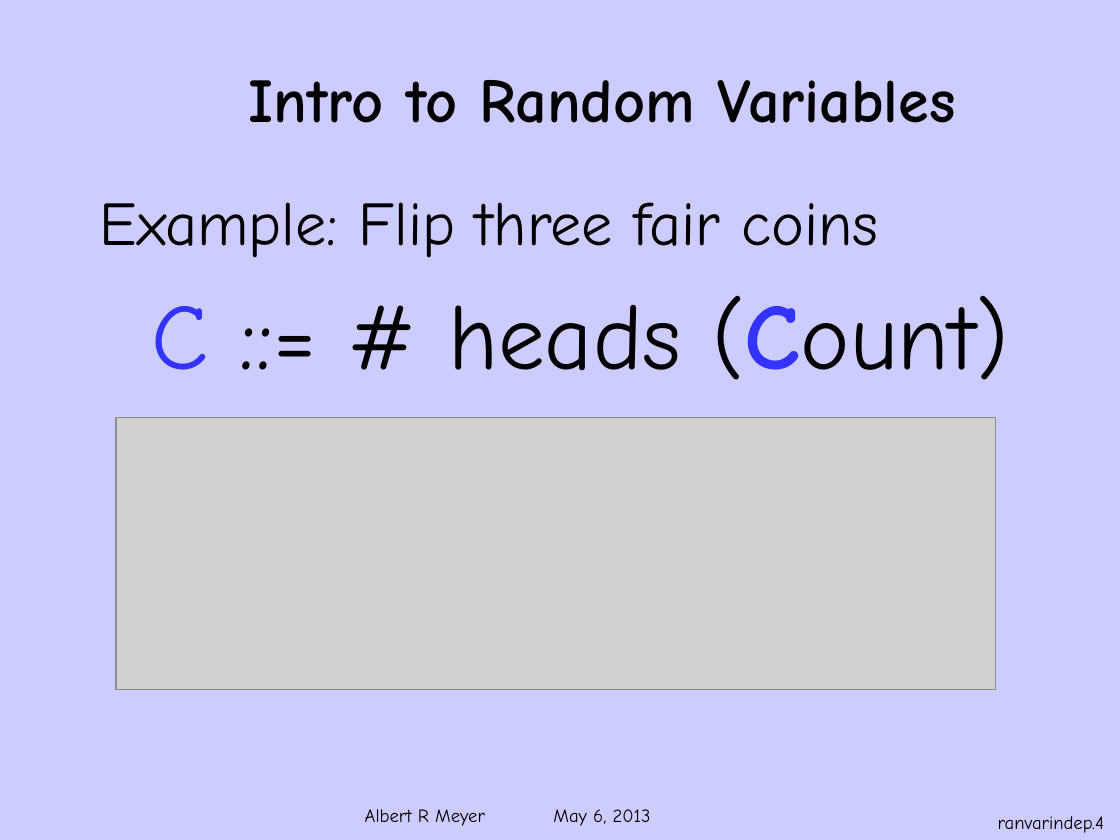
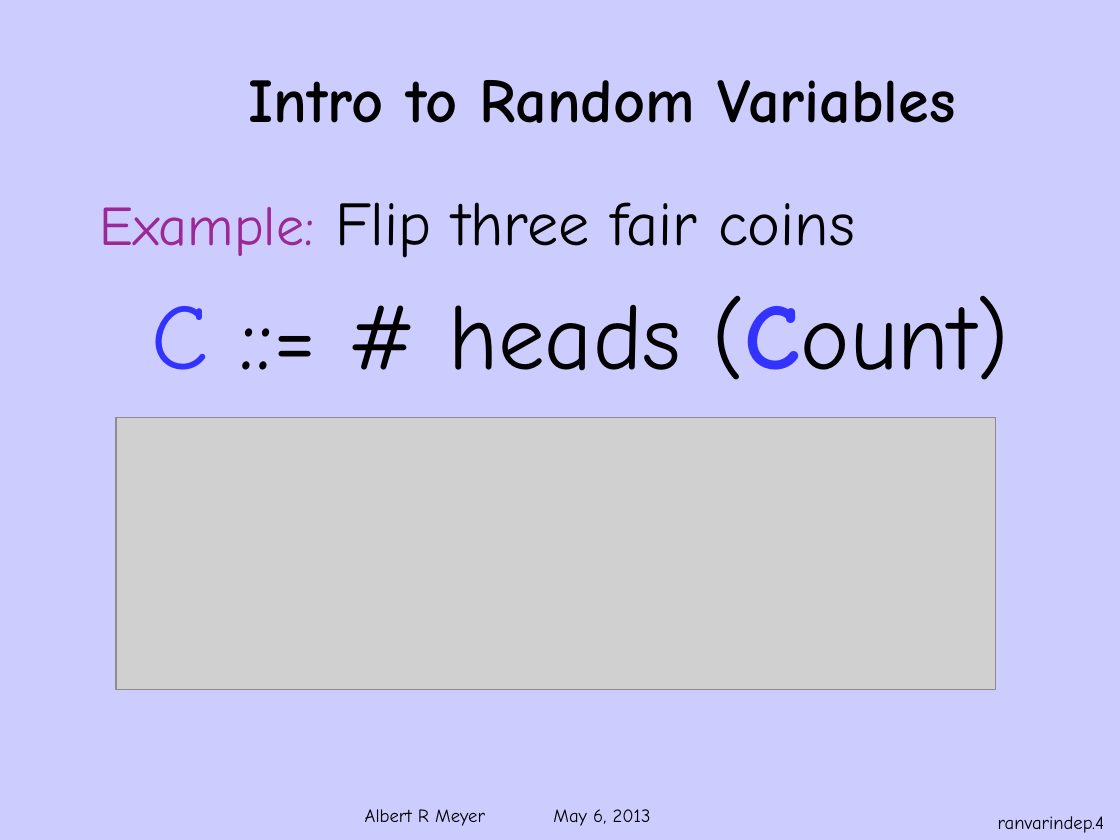
Before and after one commit to armeyer/mcs_web, a slide deck: slide 4 of spring13/slides13/ranvar-independence.pptx. Drawn at 1120x840 pixels with LibreOffice and Linux fonts; fonts in the diff are those of the drawing; grey boxes stand for pictures; background and template pictures are left out. Boxes give left, top, right and bottom in pixels: in the first picture for what was removed or moved away, otherwise in the second. Text is boxed around its words. In the diff, an @@ line names an element or a change of style, - is before the commit and + after.

```diff
--- a/spring13/slides13/ranvar-independence.pptx
+++ b/spring13/slides13/ranvar-independence.pptx
@@ text at box(100, 202, 855, 258): size 40 to 36 pt, text colour #000000 to #9B2894 in "Example:" @@
```
Also in this commit, not shown: 3 slides added.
